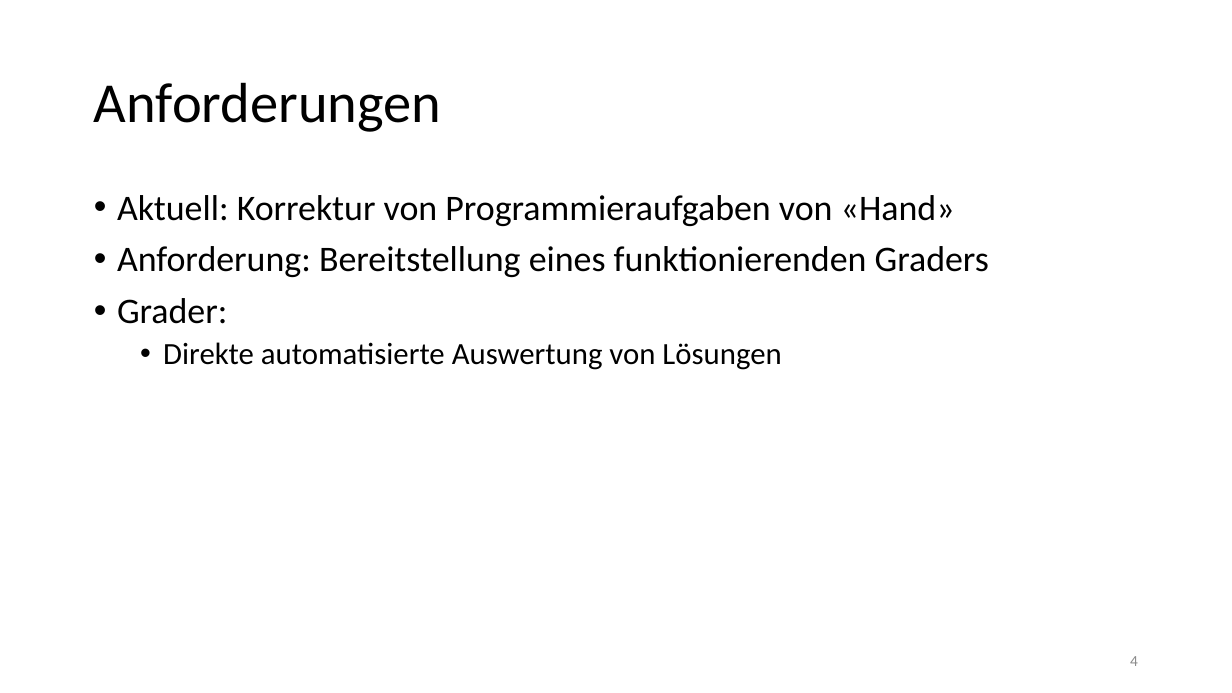
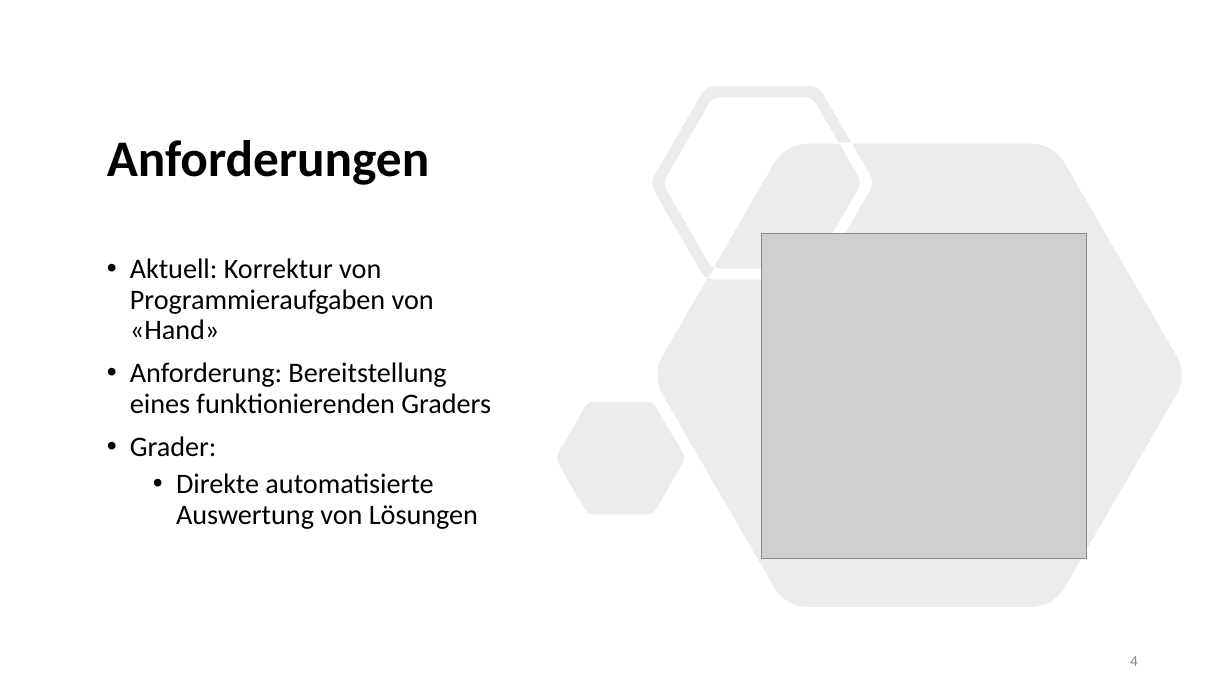
Before and after one commit to ooemperor/PSEGrader-Deliverables, a slide deck: slide 4 of Presentations/Requirements.pptx. Drawn at 1232x693 pixels with LibreOffice and Linux fonts; fonts in the diff are those of the drawing; grey boxes stand for pictures. Boxes give left, top, right and bottom in pixels: in the first picture for what was removed or moved away, otherwise in the second. Text is boxed around its words. In the diff, an @@ line names an element or a change of style, - is before the commit and + after.

```diff
--- a/Presentations/Requirements.pptx
+++ b/Presentations/Requirements.pptx
@@ title "Anforderungen": place and size @@
-title "Anforderungen" at bbox=[94, 82, 441, 132]
+title "Anforderungen" at bbox=[107, 140, 429, 185]
@@ title "Anforderungen" at bbox=[107, 140, 429, 185]: size 44 to 40 pt, bold on @@
@@ freeform shape added at bbox=[557, 86, 1182, 607], fill #808080 at 15% opacity @@
@@ picture added at bbox=[762, 234, 1087, 559] @@
@@ text "Aktuell: Korrektur von Programmieraufgaben von ...": place and size @@
-text "Aktuell: Korrektur von Programmieraufgaben von ..." at bbox=[117, 195, 989, 370]
+text "Aktuell: Korrektur von Programmieraufgaben von ..." at bbox=[130, 258, 491, 529]
@@ text "Aktuell: Korrektur von Programmieraufgaben von ..." at bbox=[130, 258, 491, 529]: size 28 to 22 pt in "Aktuell: Korrektur von Programmieraufgaben von «Hand»", "Anforderung: Bereitstellung eines funktionierenden Graders", "Grader:"; size 24 to 22 pt in "Direkte automatisierte Auswertung von Lösungen" @@
```
Also in this commit, not shown: 10 other slides changed, 2 slides added.
